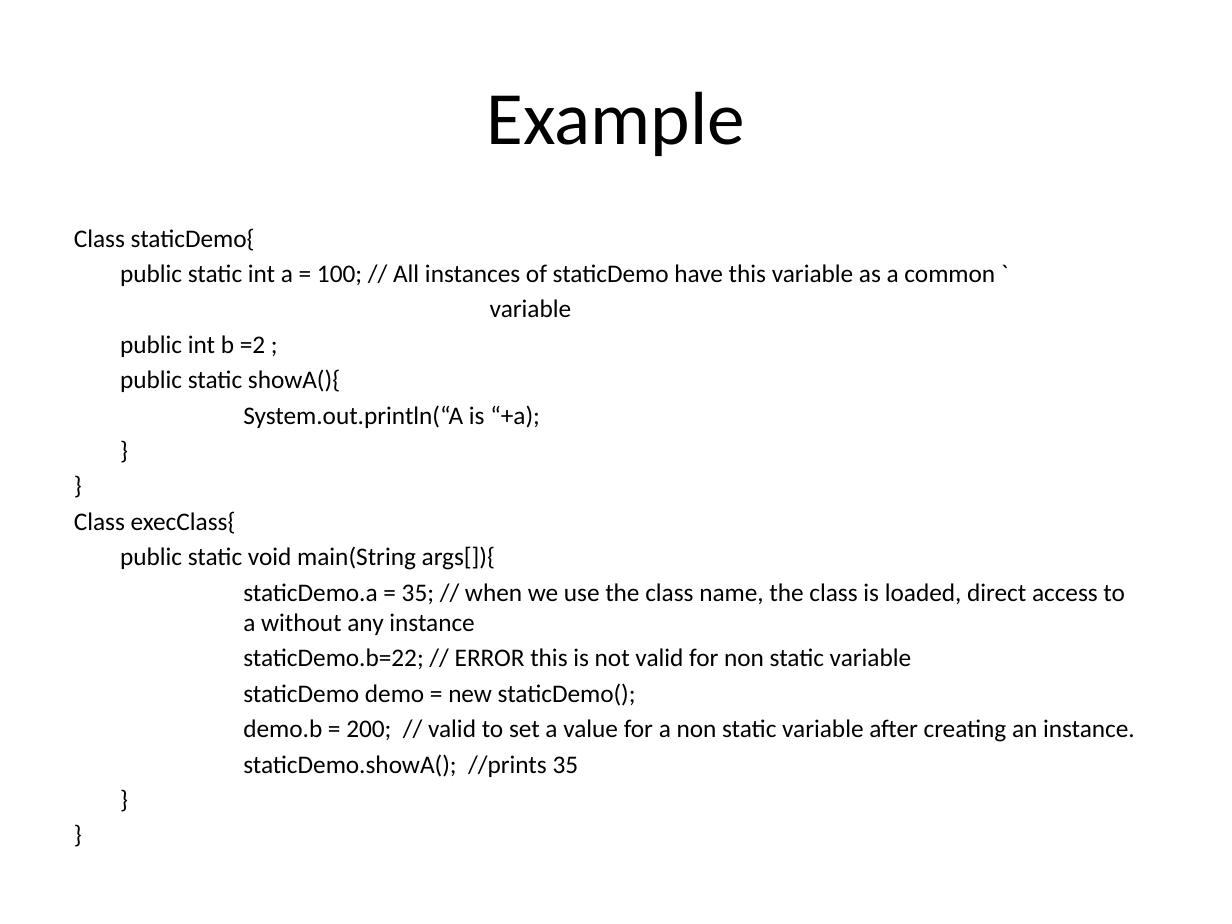
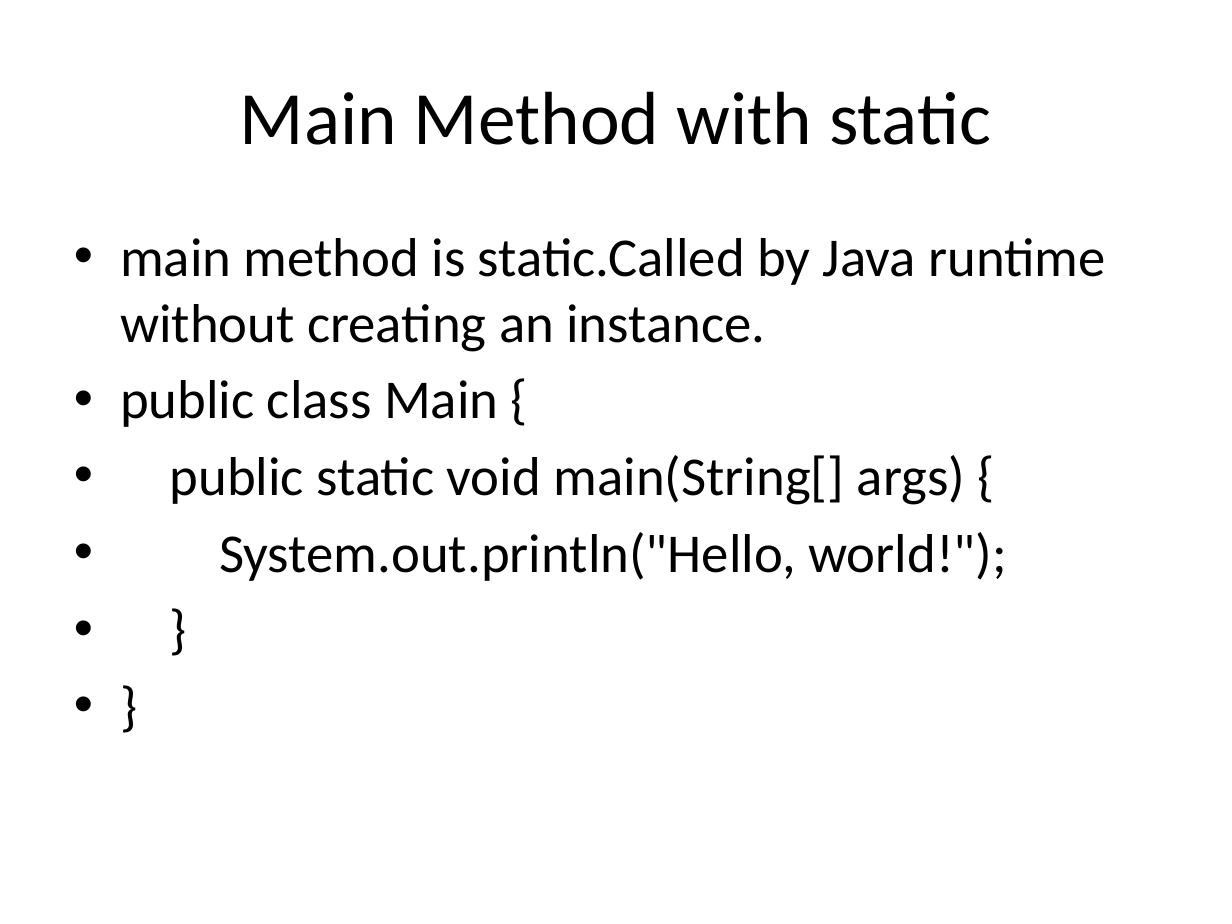
Before and after one commit to devipriyak/23-batch-III-SEM-JAVA, a slide deck: slide 10 of Static Keyword.pptx (slide 14 before the commit). Drawn at 1232x924 pixels with LibreOffice and Linux fonts; fonts in the diff are those of the drawing. Boxes give left, top, right and bottom in pixels: in the first picture for what was removed or moved away, otherwise in the second. Text is boxed around its words. In the diff, an @@ line names an element or a change of style, - is before the commit and + after.

```diff
--- a/Static Keyword.pptx
+++ b/Static Keyword.pptx
@@ title at <box>240,91,991,145</box>: text changed @@
-Example
+Main Method with static
@@ text "main method is static.Called by ..." at <box>120,238,1106,581</box>: size 14.8 to 32 pt in "}", "}"; bullet none to •; more space between paragraphs @@
@@ text at <box>120,238,1106,581</box>: text changed; size 14.8 to 32 pt @@
-Class staticDemo{
-public static int a = 100; // All instances of staticDemo have this variable as a common `
-variable
-public int b =2 ;
-public static showA(){
-System.out.println(“A is “+a);
+• main method is static.Called by Java runtime without creating an instance.
+• public class Main {
+• public static void main(String[] args) {
+• System.out.println("Hello, world!");
@@ text at <box>74,511,1135,777</box>: paragraphs removed @@
-Class execClass{
-public static void main(String args[]){
-staticDemo.a = 35; // when we use the class name, the class is loaded, direct access to a without any instance
-staticDemo.b=22; // ERROR this is not valid for non static variable
-staticDemo demo = new staticDemo();
-demo.b = 200; // valid to set a value for a non static variable after creating an instance.
-staticDemo.showA(); //prints 35
-}
-}
```
Also in this commit, not shown: 5 other slides changed, 3 slides added, 3 slides removed.
